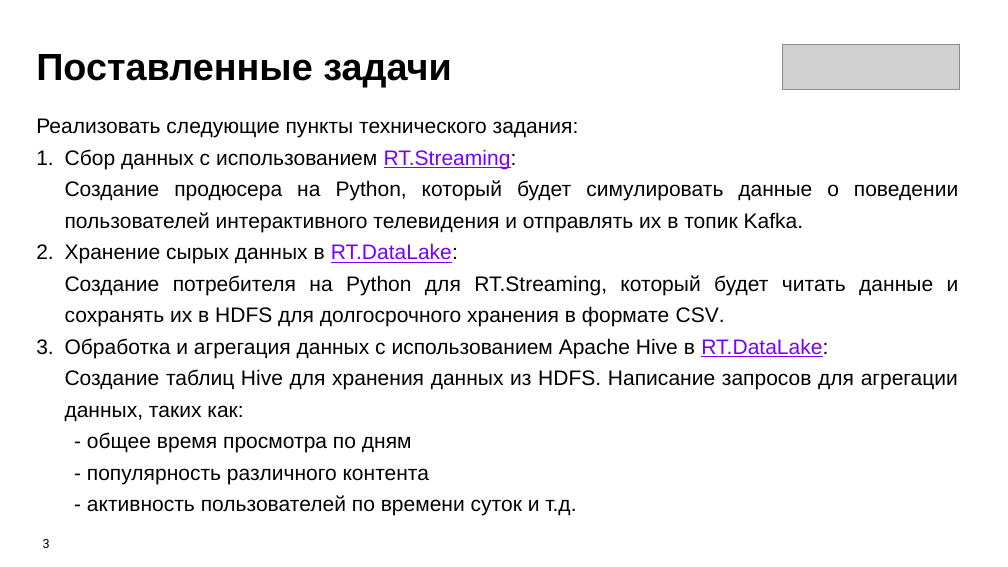
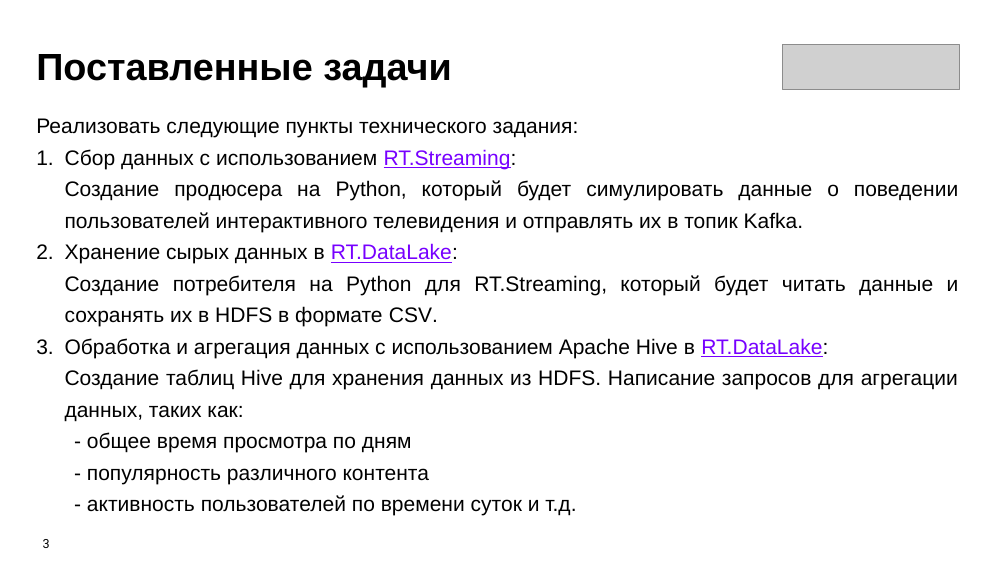
Before and after one commit to Olmeor/Data-engineer_Rostelecom_programming_school, a slide deck: slide 3 of Сertification/presentation.pptx. Drawn at 1008x567 pixels with LibreOffice and Linux fonts; fonts in the diff are those of the drawing; grey boxes stand for pictures. Boxes give left, top, right and bottom in pixels: in the first picture for what was removed or moved away, otherwise in the second. Text is boxed around its words. In the diff, an @@ line names an element or a change of style, - is before the commit and + after.

```diff
--- a/Сertification/presentation.pptx
+++ b/Сertification/presentation.pptx
@@ text at box(65, 275, 959, 327): text changed @@
-Создание потребителя на Python для RT.Streaming, который будет читать данные и сохранять их в HDFS для долгосрочного хранения в формате CSV.
+Создание потребителя на Python для RT.Streaming, который будет читать данные и сохранять их в HDFS в формате CSV.
```
Also in this commit, not shown: 1 other slide changed, 2 slides added, 1 slide removed.
